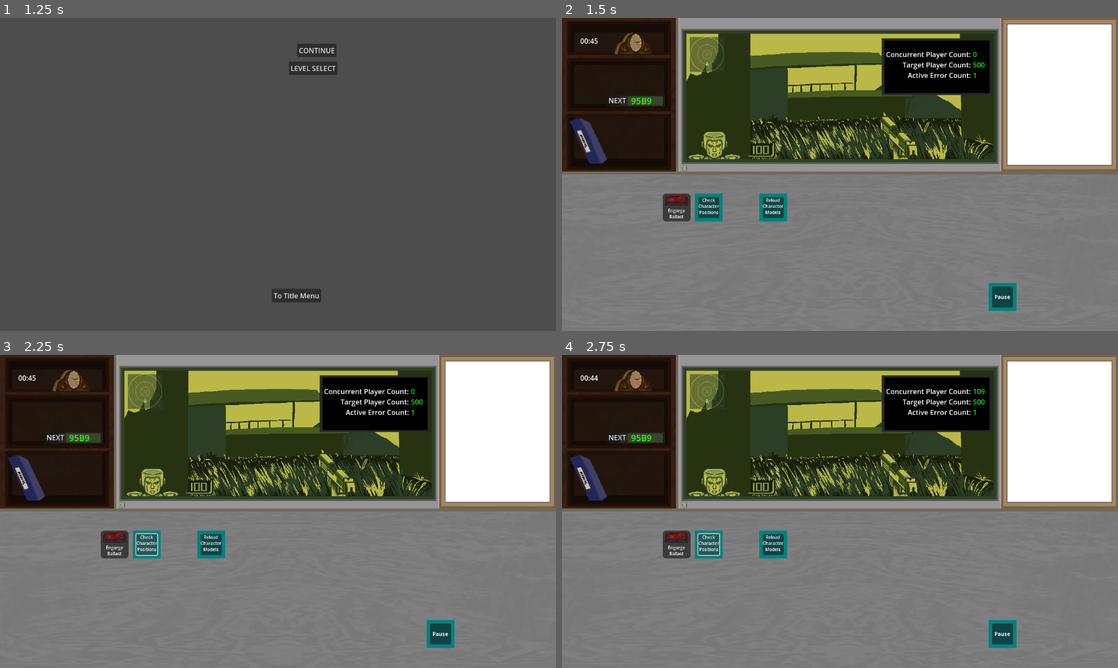
Above: before the commit, frames 1-4 (two rows, left to right).
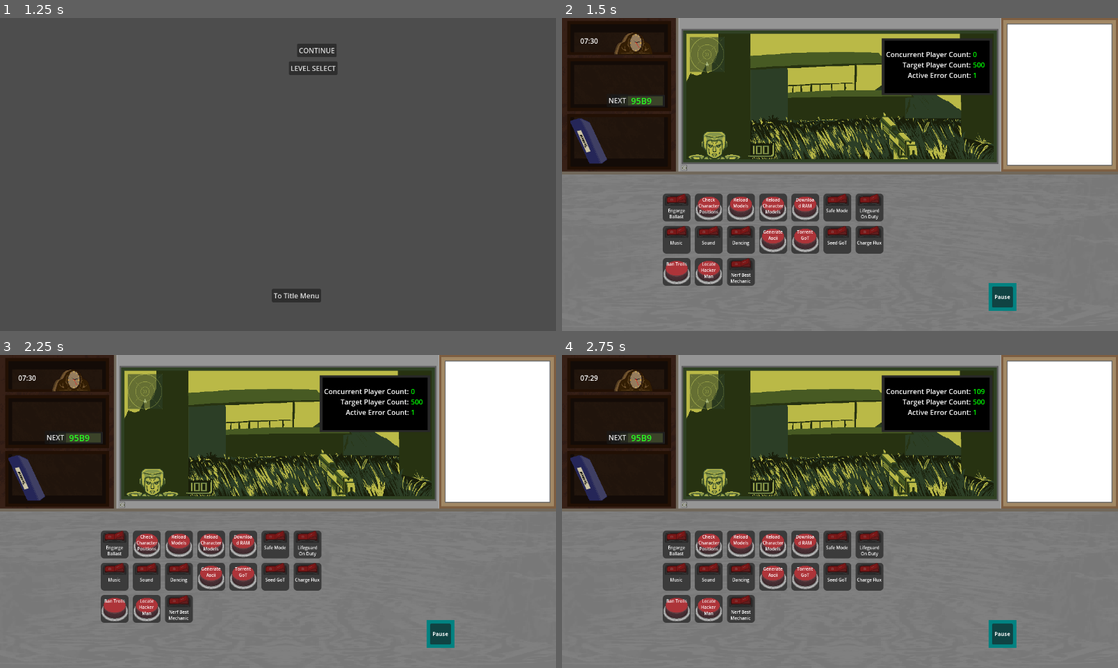
Above: after the commit, the same moments.

Repository: Carth501/team-ferret
Game: Godot game, scene res://scenes/main_menu.tscn
Same seed, same stepped clock (60 frames per second), same inputs: the game is played once before the commit and once after it. Sound files missing from this copy of the repository are replaced by a short silence.
Inputs (mouse positions are in pixels of both pictures, inside the frame that each line leads up to):
- Up to frame 1 (1.25 s): click "NEW GAME" at 0.5 s
- Up to frame 2 (1.5 s): click "CONTINUE" at 1.25 s
- Up to frame 3 (2.25 s): click (144, 545) at 2.02 s
- Up to frame 4 (2.75 s): no input

Frame 1 is identical in both runs. In frame 2, 6.9% of the frame differs, in the area x 4-58%, y 6-86%; in frame 3, 6.9%; in frame 4, 6.9%.

Commit message:
Updates
Updated buttons modules
Added all errors to orientation level to test all modules.
Renamed the Everything error to 'Critical Failure' and change its ID from 'button_test' to 'E_CRIT_FAIL'

Diff:
--- a/data/control_list.json
+++ b/data/control_list.json
@@ -86,7 +86,7 @@
 	{
 		"label": "Charge Flux",
 		"id": "C_CHARGE_FLUX",
-		"type": "analog",
+		"type": "switch",
 		"offset": [6,1]
 	},
 	{
--- a/data/error_list.json
+++ b/data/error_list.json
@@ -283,17 +283,23 @@
 	  "pattern": [
 		{
 		  "id": "C_BAN_TROLLS"
+		},
+		{
+			"id": "C_LIFEGUARD"
+		},
+		{
+			"id": "C_DANCING"
 		}
 	  ],
 	  "hex": "C9CB"
 	},
 	{
-	  "name": "Everything",
-	  "id": "button_test",
+	  "name": "Critical Failure",
+	  "id": "E_CRIT_FAIL",
 	  "pattern": [
 		{
 		  "id": "C_SAFE_MODE",
-		  "value": false
+		  "value": true
 		},
 		{
 		  "id": "C_ENGORGE_BALLAST"
@@ -311,15 +317,16 @@
 		  "id": "C_DOWNLOAD_RAM"
 		},
 		{
-		  "id": "C_LIFEGUARD"
+		  "id": "C_LIFEGUARD",
+		  "value": true
 		},
 		{
 		  "id": "C_MUSIC",
-		  "value": true
-		},
-		{
-		  "id": "C_SFX",
-		  "value": true
+		  "value": false
+		},
+		{
+		  "id": "C_SFX",
+		  "value": false
 		},
 		{
 		  "id": "C_DANCING",
@@ -332,10 +339,12 @@
 		  "id": "C_TORRENT_GOT"
 		},
 		{
-		  "id": "C_SEED_GOT"
-		},
-		{
-		  "id": "C_CHARGE_FLUX"
+		  "id": "C_SEED_GOT",
+		  "value": false
+		},
+		{
+		  "id": "C_CHARGE_FLUX",
+		  "value": true
 		},
 		{
 		  "id": "C_BAN_TROLLS"
--- a/data/level_list.json
+++ b/data/level_list.json
@@ -35,7 +35,7 @@
 	  "gameplay": {
 		"starting_cpc": 100,
 		"goal_cpc": 500,
-		"shift_duration": 45,
+		"shift_duration": 450,
 		"failure_threshold_percent": 10,
 		"errors": {
 		  "scheduled": [
@@ -54,7 +54,29 @@
 		  ],
 		  "random": [
 			"E_OUT_OF_BOUNDS",
-			"E_UNLOADED_CHAR_MESH"
+			"E_UNLOADED_CHAR_MESH",
+			"E_TOP_HEAVY_DATASTORE",
+			"E_NULL_POINTER",
+			"E_INF_LOOP",
+			"E_ZOMBIE_PROC",
+			"E_RASTER_ERR",
+			"E_VERTEX_BUFF_OVF",
+			"E_TEX_LOAD_FAIL",
+			"E_SHADOW_GLITCH",
+			"E_FRAG_FAULT",
+			"E_BUFF_OVF",
+			"E_COLL_DET_ERR",
+			"E_AI_PATH_ERR",
+			"E_PATH_LOOP",
+			"E_MISS_ASSET",
+			"E_SHADER_COMP_ERR",
+			"E_RES_MISMATCH",
+			"E_SYNC_ERR",
+			"E_PHYSICS_FAIL",
+			"E_NET_TIMEOUT",
+			"E_SND_PLAY_ISSUE",
+			"E_ANIM_RIG_ERR",
+			"E_CRIT_FAIL"
 		  ]
 		}
 	  }
--- a/scenes/modules/button.tscn
+++ b/scenes/modules/button.tscn
@@ -1,7 +1,43 @@
-[gd_scene load_steps=3 format=3 uid="uid://bnf6vxxb7xsr3"]
+[gd_scene load_steps=12 format=3 uid="uid://bnf6vxxb7xsr3"]
 
 [ext_resource type="Script" path="res://scripts/modules/button_module.gd" id="1_2qjgx"]
 [ext_resource type="Script" path="res://scripts/click_player.gd" id="2_6gy08"]
+[ext_resource type="Texture2D" uid="uid://dq86iwrmkc0io" path="res://assets/images/modules/button_up.png" id="2_6q3bl"]
+[ext_resource type="Texture2D" uid="uid://bv8m88nlesnui" path="res://assets/images/modules/button_pushed.png" id="3_xf508"]
+
+[sub_resource type="StyleBoxFlat" id="StyleBoxFlat_ndp7v"]
+bg_color = Color(1, 1, 1, 1)
+corner_radius_top_left = 8
+corner_radius_top_right = 8
+corner_radius_bottom_right = 8
+corner_radius_bottom_left = 8
+
+[sub_resource type="SpriteFrames" id="SpriteFrames_3o30n"]
+animations = [{
+"frames": [{
+"duration": 1.0,
+"texture": ExtResource("2_6q3bl")
+}, {
+"duration": 1.0,
+"texture": ExtResource("3_xf508")
+}, {
+"duration": 1.0,
+"texture": ExtResource("2_6q3bl")
+}],
+"loop": false,
+"name": &"click",
+"speed": 15.0
+}]
+
+[sub_resource type="StyleBoxEmpty" id="StyleBoxEmpty_s2xct"]
+
+[sub_resource type="StyleBoxEmpty" id="StyleBoxEmpty_eejet"]
+
+[sub_resource type="StyleBoxEmpty" id="StyleBoxEmpty_oqiuc"]
+
+[sub_resource type="StyleBoxEmpty" id="StyleBoxEmpty_flkbk"]
+
+[sub_resource type="StyleBoxEmpty" id="StyleBoxEmpty_gktn1"]
 
 [node name="button" type="Control" node_paths=PackedStringArray("rtl_object", "internal_button")]
 layout_mode = 3
@@ -17,25 +53,45 @@
 internal_button = NodePath("Button")
 
 [node name="ColorRect" type="ColorRect" parent="."]
+visible = false
 layout_mode = 0
 offset_right = 64.0
 offset_bottom = 64.0
 color = Color(0.00392157, 0.509804, 0.505882, 1)
 
+[node name="Panel" type="Panel" parent="."]
+modulate = Color(0.231373, 0.231373, 0.231373, 1)
+layout_mode = 0
+offset_right = 64.0
+offset_bottom = 64.0
+theme_override_styles/panel = SubResource("StyleBoxFlat_ndp7v")
+
+[node name="anim_button" type="AnimatedSprite2D" parent="."]
+position = Vector2(32, 32)
+scale = Vector2(0.4, 0.4)
+sprite_frames = SubResource("SpriteFrames_3o30n")
+animation = &"click"
+
 [node name="Button" type="Button" parent="."]
 layout_mode = 0
-offset_left = 8.0
-offset_top = 8.0
-offset_right = 56.0
-offset_bottom = 56.0
+offset_right = 64.0
+offset_bottom = 64.0
 theme_override_font_sizes/font_size = 10
+theme_override_styles/normal = SubResource("StyleBoxEmpty_s2xct")
+theme_override_styles/hover = SubResource("StyleBoxEmpty_eejet")
+theme_override_styles/pressed = SubResource("StyleBoxEmpty_oqiuc")
+theme_override_styles/disabled = SubResource("StyleBoxEmpty_flkbk")
+theme_override_styles/focus = SubResource("StyleBoxEmpty_gktn1")
+flat = true
 text_overrun_behavior = 1
 clip_text = true
 
 [node name="RichTextLabel" type="RichTextLabel" parent="Button"]
 layout_mode = 0
-offset_right = 48.0
-offset_bottom = 48.0
+offset_left = 8.0
+offset_top = 7.0
+offset_right = 56.0
+offset_bottom = 49.0
 mouse_filter = 2
 theme_override_font_sizes/normal_font_size = 10
 bbcode_enabled = true
--- a/scripts/modules/button_module.gd
+++ b/scripts/modules/button_module.gd
@@ -1,4 +1,7 @@
-class_name button_module extends abstract_module
+class_name button_module
+extends abstract_module
+
+@onready var anim_button = $anim_button as AnimatedSprite2D
 
 @export var rtl_object: RichTextLabel
 @export var internal_button: Button
@@ -10,3 +13,7 @@
 func button_pressed():
 	var payload = {"id"= id}
 	trigger.emit(payload)
+	play_animation()
+
+func play_animation() -> void:
+	anim_button.play("click")
